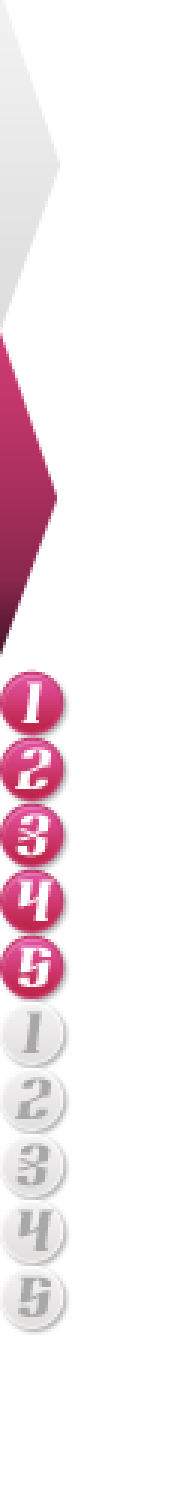
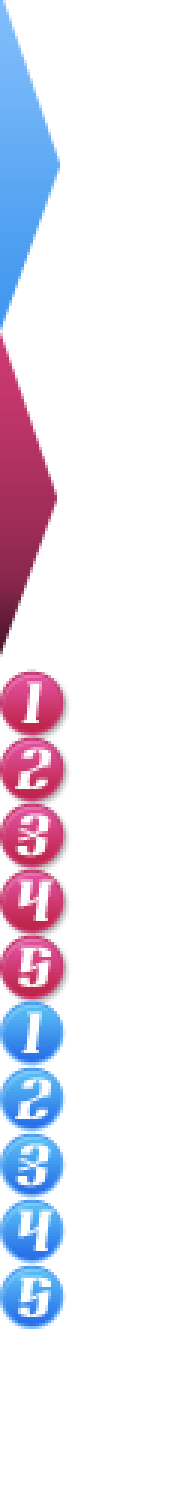
Comparing the layer stacks of the two 180 × 1500 images. Changes:
painted on "5" (1st of 2, in "inactive" › "play copy 9") over [left=18, top=1275, right=51, bottom=1317]
painted on "Shape 12 copy 9" over [left=0, top=1263, right=66, bottom=1329]
painted on "4" (1st of 2, in "inactive" › "active 4 copy" › "play copy 8") over [left=18, top=1209, right=54, bottom=1251]
painted on "Shape 12 copy 8" over [left=0, top=1197, right=66, bottom=1263]
painted on "3" (1st of 2, in "inactive" › "active 3 copy" › "play copy 7") over [left=15, top=1143, right=51, bottom=1188]
painted on "Shape 12 copy 7" over [left=0, top=1131, right=66, bottom=1197]
painted on "2" (1st of 2, in "inactive" › "active 2 copy" › "play copy 6") over [left=15, top=1077, right=51, bottom=1119]
painted on "Shape 12 copy 6" over [left=0, top=1065, right=66, bottom=1131]
painted on "1" (1st of 2, in "inactive" › "active1 copy" › "play copy 5") over [left=21, top=1011, right=42, bottom=1053]
painted on "Shape 12 copy 5" over [left=0, top=999, right=66, bottom=1065]
